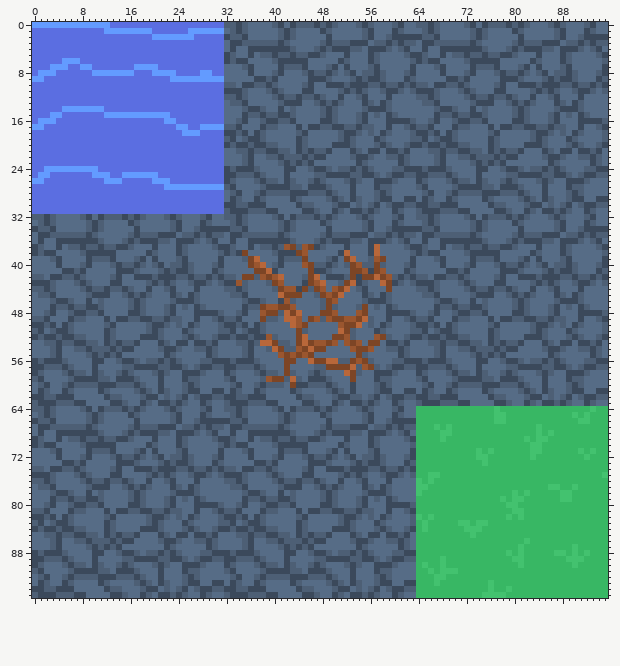
Pixel-art file: Assets/Art/Terrain.ase. This is how it looked before the edit.
96x96 pixels, 1 frame.
New version:
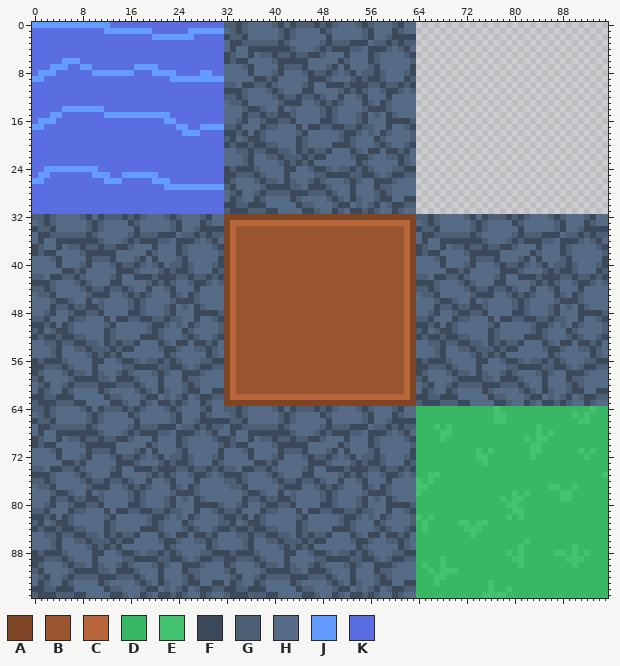
Palette (. is transparent): A #7d4525  B #9a562f  C #b8673a  D #38b764  E #43c26f  F #3b495b  G #4d5f75  H #566c86  J #639bff  K #5b6ee1
Edits made:
Layer "Stone & Ore":
y 0: x 64..95 GGFGHHHHGFHFGGGFGFGHHHGFGHHHGFHH -> ................................
y 1: x 64..95 HGFGHHHHHGFGHHHHFGHHHHHGFHHHFGHH -> ................................
y 2: x 64..95 FGGFHHHHHGFGHHHHHFHHHHHGFHHGFFFF -> ................................
y 3: x 64..95 HFFGGGGGGFGHHHHHGFGGGFFFHGGFGFGG -> ................................
y 4: x 64..95 HFHHFFFFFFFGHHHGFGFFFGGHFFFGHGFH -> ................................
y 5: x 64..95 FGHHFHGGFGGFGGFFGHHHFHHHFGHHHHGF -> ................................
y 6: x 64..95 FGFFHHHHGFFFFFHHHHHFGHHHFGHHHHHG -> ................................
y 7: x 64..95 HHHGFHHHHFGGGFHHHGFHFHHHGFHHHHHF -> ................................
y 8: x 64..95 HHHHFHHHGFHHHGFGGFGHGFHGGFGHHHGF -> ................................
y 9: x 64..95 HHHHHFFGFHHHHHFFFGHHHGFGFFGHHHFG -> ................................
y 10: x 64..95 GGHFFGGFGHHHHGFHHFFFGFFFGGFGGFGF -> ................................
y 11: x 64..95 FFFGHHHGFGHHHFFHHHHGFGFGHHGFFGHG -> ................................
y 12: x 64..95 GGFGHHHHGFGGFGGFGHHFHHGFHHHFHHHH -> ................................
y 13: x 64..95 HGGFHHHHHGFFFHHGFGFGHHHFGHFGHHHH -> ................................
y 14: x 64..95 HHHGFFGHHFHGHHHHGFGHHHHGFFFGHHHH -> ................................
y 15: x 64..95 HHHFGGFGGFFGHHHHGFGHHHGFHGHFGHHH -> ................................
y 16: x 64..95 HHGFHHGFFGGFHHHHFFGHHHGFHHHFFFFG -> ................................
y 17: x 64..95 GGFHHHFGGHHHFHFFGGFFGGFGGHHFHHGF -> ................................
y 18: x 64..95 FFGFHFGHHHHHGFHHHHHGFFGHGHFGHHHG -> ................................
y 19: x 64..95 GFHGFFGHHHHHFGHHHHHGFGHHHFGHHHHG -> ................................
y 20: x 64..95 FGFFGFFGGHHHFGHHHHFFFGHHHGFGHHGF -> ................................
y 21: x 64..95 HHGGFGGFFGGHFGFGGFHHHFGHFFHFFGFH -> ................................
y 22: x 64..95 HHHGFHHGGFGGGFGFFHHHHGFFGHHGGFGH -> ................................
y 23: x 64..95 HHHGFHHHHGFGFGFHHHHHHHFGHHHHHFGH -> ................................
y 24: x 64..95 FGFFFGHHHHFFHHGFFGHGGFGFGHHHGGFF -> ................................
y 25: x 64..95 FFGGGFGHHHFHHHHGGFFFFGGFFGHGFFGG -> ................................
y 26: x 64..95 FGHHHGFGGHFGHHGFGHHHGFGHHFFFGHHH -> ................................
y 27: x 64..95 GFHHHHGFFFFGGHFFFGHHHFHHHFGGHHHH -> ................................
y 28: x 64..95 HGFHHGFGGGGFFFGGGFGHHFHHHGFGHHHH -> ................................
y 29: x 64..95 HFGHHFGHHHHFGHHHHGFGHFGHHGFFHHFF -> ................................
y 30: x 64..95 FFGGFFFHHHHHFGGHHHGFFHGHGFHGFFGG -> ................................
y 31: x 64..95 GFFFGGGFFHHHHFFGHHFGHFFGFGHHFGHH -> ................................
y 32: x 32..63 GGFGHHHHGFHFGGGFGFGHHHGFGHHHGFHH -> AAAAAAAAAAAAAAAAAAAAAAAAAAAAAAAA
y 33: x 32..63 HGFGHHHHHGFGHHHHFGHHHHHGFHHHFGHH -> ACCCCCCCCCCCCCCCCCCCCCCCCCCCCCCA
y 34: x 32..63 FGGFHHHHHGFGHHHHHFHHHHHGFHHGFFFF -> ACBBBBBBBBBBBBBBBBBBBBBBBBBBBBCA
y 35: x 32..63 HFFGGGGGGFGHHHHHGFGGGFFFHGGFGFGG -> ACBBBBBBBBBBBBBBBBBBBBBBBBBBBBCA
y 36: x 32..63 HFHHFFFFFFFGHHHGFGFFFGGHFFFGHGFH -> ACBBBBBBBBBBBBBBBBBBBBBBBBBBBBCA
y 37: x 32..41 FGHHFHGGFG -> ACBBBBBBBB; x 43..44 AG -> BB; x 46..63 AFGHHHFHHHFCHHHHGF -> BBBBBBBBBBBBBBBBCA
y 38: x 32..44 FGFAHHHHGFFFA -> ACBBBBBBBBBBB; x 46..63 HHHHHFCHHHFCHHHHHG -> BBBBBBBBBBBBBBBBCA
y 39: x 32..56 HHHGACHHHFGGGAHHHGFHACHHG -> ACBBBBBBBBBBBBBBBBBBBBBBB; x 58..63 AHHHHF -> BBBBCA
y 40: x 32..36 HHHHA -> ACBBB; x 38..44 CHGFHHH -> BBBBBBB; x 46..53 AGGFGHGA -> BBBBBBBB; x 55..63 GGAGHHHGF -> BBBBBBBCA
y 41: x 32..54 HHHHHAACFHHHHHAFFGHHHAA -> ACBBBBBBBBBBBBBBBBBBBBB; x 56..57 FA -> BB; x 59..63 HHHFG -> BBBCA
y 42: x 32..37 GGHAAG -> ACBBBB; x 39 A -> B; x 41..58 CHHHGACHFFFGAFAACA -> BBBBBBBBBBBBBBBBBB; x 60..63 GFGF -> BBCA
y 43: x 32..33 FF -> AC; x 35..40 GHHHGA -> BBBBBB; x 42..46 HHHFA -> BBBBB; x 48..63 CHHGACFGHHCAFGHG -> BBBBBBBBBBBBBBCA
y 44: x 32..41 GGFGHHHHGA -> ACBBBBBBBB; x 44..47 FAGA -> BBBB; x 49 H -> B; x 51..63 ACHGFHHHAHHHH -> BBBBBBBBBBBCA
y 45: x 32..48 HGGFHHHHHCAAAHHGA -> ACBBBBBBBBBBBBBBB; x 50..63 ACHHHFGHFGHHHH -> BBBBBBBBBBBBCA
y 46: x 32..41 HHHGFFGHHF -> ACBBBBBBBB; x 43..49 GHHHHGA -> BBBBBBB; x 51..63 HHHHGFFFGHHHH -> BBBBBBBBBBBCA
y 47: x 32..38 HHHFGGA -> ACBBBBB; x 41..42 AA -> BB; x 44..63 HHHHGAGHHHGAHGHFGHHH -> BBBBBBBBBBBBBBBBBBCA
y 48: x 32..37 HHGFHH -> ACBBBB; x 39..49 AAGCACHHHAA -> BBBBBBBBBBB; x 51..53 HHH -> BBB; x 55..63 AHHHFFFFG -> BBBBBBBCA
y 49: x 32..43 GGFHHHAGGHCC -> ACBBBBBBBBBB; x 45..46 HA -> BB; x 48 G -> B; x 50..51 AA -> BB; x 54..63 ACGHHFHHGF -> BBBBBBBBCA
y 50: x 32..43 FFGFHFGHHHHC -> ACBBBBBBBBBB; x 45..50 AHHHHH -> BBBBBB; x 52..63 AACHGHFGHHHG -> BBBBBBBBBBCA
y 51: x 32..63 GFHGFFGHHHHHAGHHHHHCAGHHHFGHHHHG -> ACBBBBBBBBBBBBBBBBBBBBBBBBBBBBCA
y 52: x 32..38 FGFFGFF -> ACBBBBB; x 40..51 GHHHACHHHHAA -> BBBBBBBBBBBB; x 53..56 GHHH -> BBBB; x 58..63 AGHHGF -> BBBBCA
y 53: x 32..46 HHGGFGCCAGGHACA -> ACBBBBBBBBBBBBB; x 49 A -> B; x 51 H -> B; x 53 A -> B; x 55..63 HAAHFFGFH -> BBBBBBBCA
y 54: x 32..43 HHHGFHHGCAGG -> ACBBBBBBBBBB; x 45..52 ACAAHHHH -> BBBBBBBB; x 54..55 AA -> BB; x 57..63 HHGGFGH -> BBBBBCA
y 55: x 32..40 HHHGFHHHH -> ACBBBBBBB; x 42 A -> B; x 44 A -> B; x 46..63 AHHHHHHHAGHHHHHFGH -> BBBBBBBBBBBBBBBBCA
y 56: x 32..53 FGFFFGHHHHAAHHCAACCGGA -> ACBBBBBBBBBBBBBBBBBBBB; x 55..63 AGHHHGGFF -> BBBBBBBCA
y 57: x 32..54 FFGGGFGHHHAHHHHGGAAAACG -> ACBBBBBBBBBBBBBBBBBBBBB; x 56..63 AGHGFFGG -> BBBBBBCA
y 58: x 32..63 FGHHHGFGGHAGHHGFGHHHCAGHHFFFGHHH -> ACBBBBBBBBBBBBBBBBBBBBBBBBBBBBCA
y 59: x 32..38 GFHHHHG -> ACBBBBB; x 40..63 AAGCGHFFFGHHHAHHHFGGHHHH -> BBBBBBBBBBBBBBBBBBBBBBCA
y 60: x 32..63 HGFHHGFGGGHAFFGGGFGHHFHHHGFGHHHH -> ACBBBBBBBBBBBBBBBBBBBBBBBBBBBBCA
y 61: x 32..63 HFGHHFGHHHHFGHHHHGFGHFHHHGFFHHFF -> ACBBBBBBBBBBBBBBBBBBBBBBBBBBBBCA
y 62: x 32..63 FFGGFFFHHHHHFGGHHHGFFGGHGFHGFFGG -> ACCCCCCCCCCCCCCCCCCCCCCCCCCCCCCA
y 63: x 32..63 GFFFGGGFFHHHHFFGHHFGHFFGFGHHFGHH -> AAAAAAAAAAAAAAAAAAAAAAAAAAAAAAAA
Changed places in both pictures, as pixel boxes (x1, y1, x2, y2):
changed: (224, 22, 608, 406)
